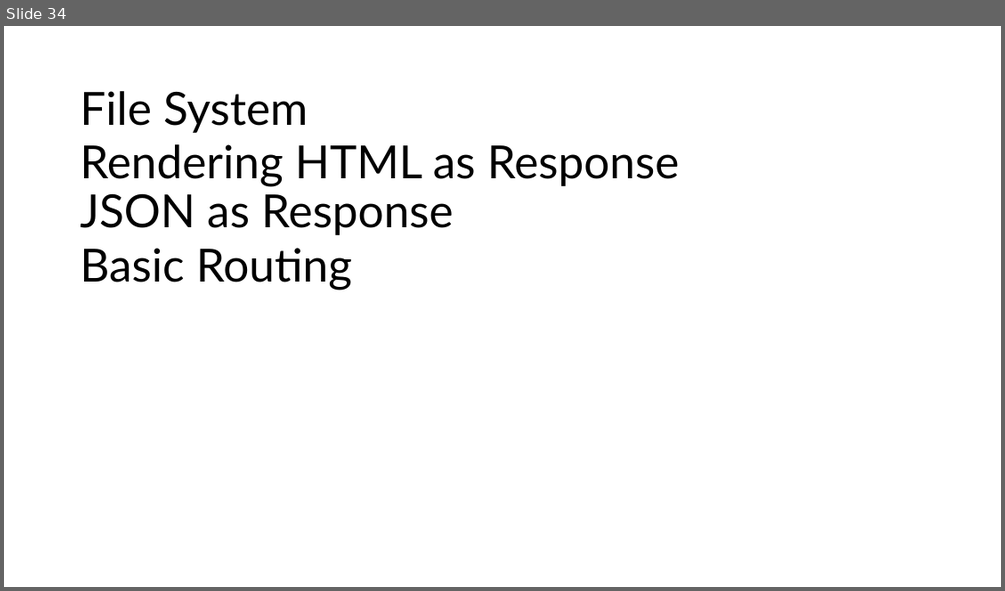
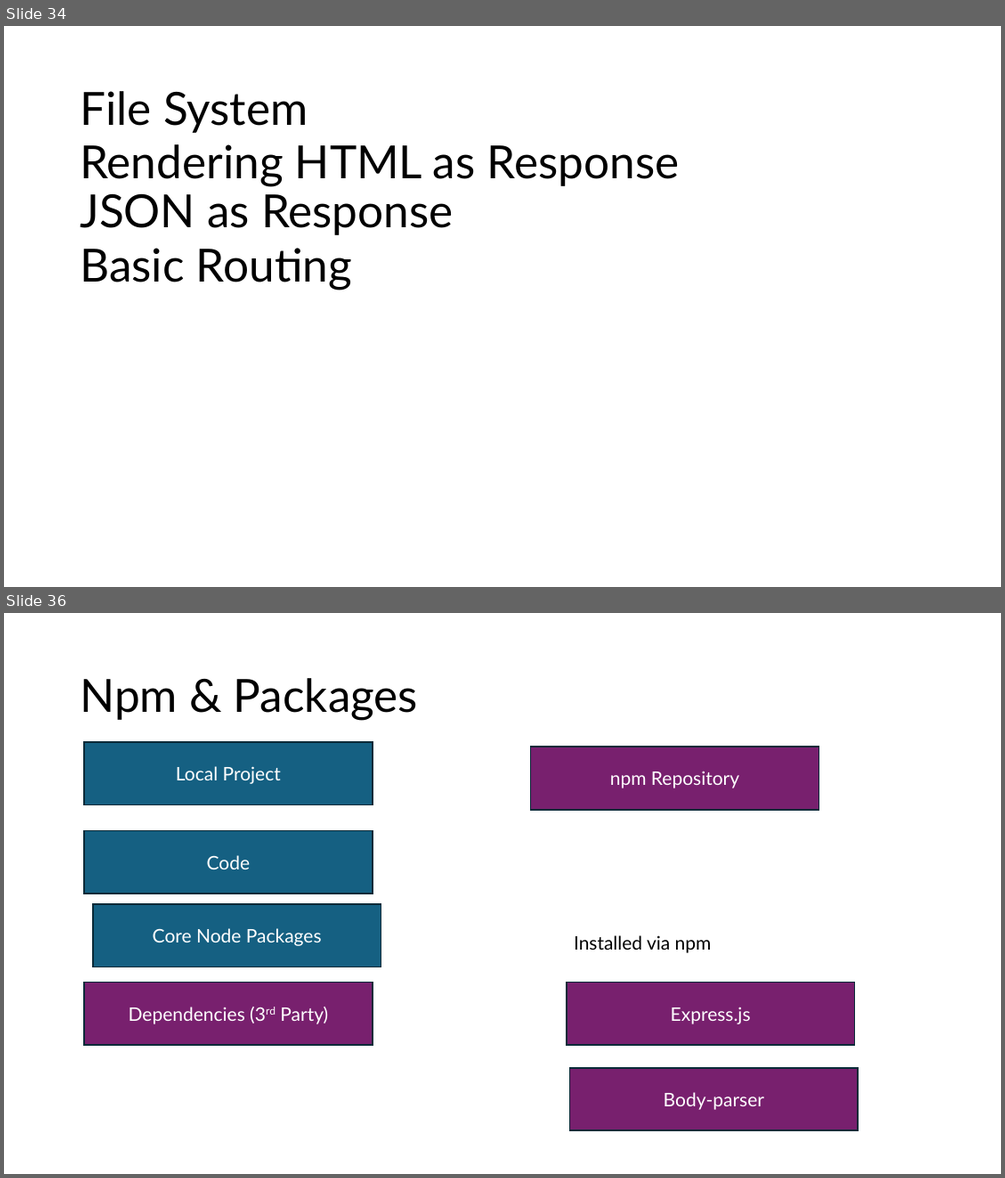
Before and after one commit to PiyushChaturvedii/Batch05, a slide deck: node/Nodejs.pptx. Shown one above the other, each under a label of ours: slide 34 before the commit, slides 34 and 36 after it; the slides between them are not shown. The pictures are 1005x591 and 1005x1178 pixels, drawn with LibreOffice and Linux fonts; fonts in the diff are those of the drawing. Boxes give left, top, right and bottom in pixels: in the first picture for what was removed or moved away, otherwise in the second. Text is boxed around its words. In the diff, an @@ line names an element or a change of style, - is before the commit and + after.

```diff
--- a/node/Nodejs.pptx
+++ b/node/Nodejs.pptx
@@ slide 36 added at (4,613,1001,1174), background #FFFFFF @@
@@ title added at (80,678,418,720), 44 pt, text #000000 @@
+Npm & Packages
@@ rectangle added at (84,742,372,804), fill #156082, outline #092A39 1.5 pt, 18 pt, text #FFFFFF @@
+Local Project
@@ rectangle added at (531,747,819,810), fill #78206E, outline #092A39 1.5 pt, 18 pt, text #FFFFFF @@
+npm Repository
@@ rectangle added at (84,831,372,893), fill #156082, outline #092A39 1.5 pt, 18 pt, text #FFFFFF @@
+Code
@@ rectangle added at (93,904,381,966), fill #156082, outline #092A39 1.5 pt, 18 pt, text #FFFFFF @@
+Core Node Packages
@@ text added at (574,935,712,953), 18 pt, text #000000 @@
+Installed via npm
@@ rectangle added at (84,981,372,1045), fill #78206E, outline #092A39 1.5 pt, 18 pt, text #FFFFFF @@
+Dependencies (3rd Party)
@@ rectangle added at (566,981,855,1045), fill #78206E, outline #092A39 1.5 pt, 18 pt, text #FFFFFF @@
+Express.js
@@ rectangle added at (570,1068,858,1130), fill #78206E, outline #092A39 1.5 pt, 18 pt, text #FFFFFF @@
+Body-parser
```
Also in this commit, not shown: 9 other slides added, 27 other files.
